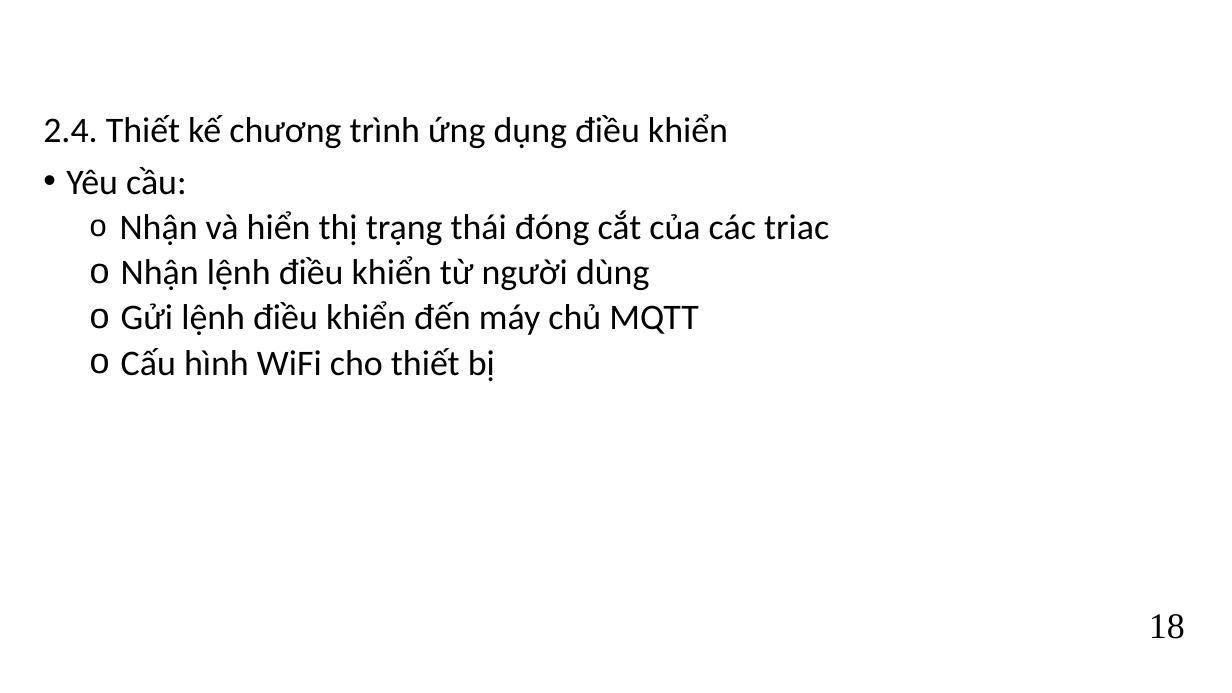
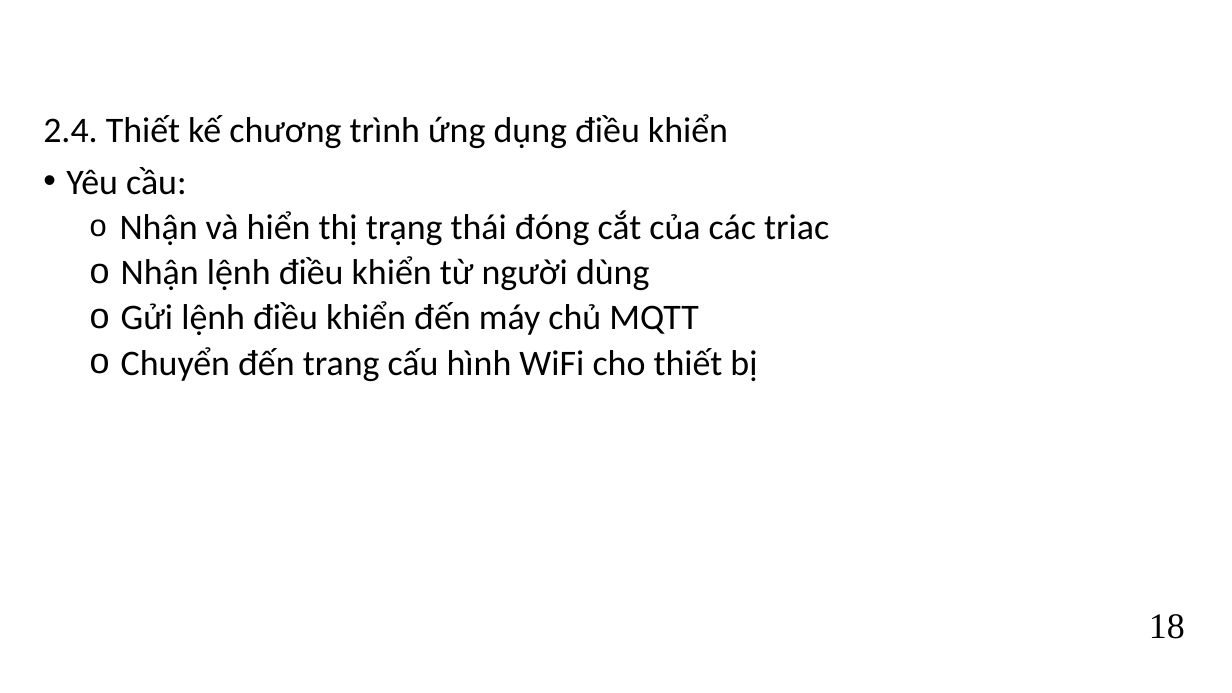
Before and after one commit to kurooroo/DATN, a slide deck: slide 18 of documents/Slide Đồ án tốt nghiệp_Nguyễn Tuấn Anh_REV1.pptx. Drawn at 1232x693 pixels with LibreOffice and Linux fonts; fonts in the diff are those of the drawing; background and template pictures are left out. Boxes give left, top, right and bottom in pixels: in the first picture for what was removed or moved away, otherwise in the second. Text is boxed around its words. In the diff, an @@ line names an element or a change of style, - is before the commit and + after.

```diff
--- a/documents/Slide Đồ án tốt nghiệp_Nguyễn Tuấn Anh_REV1.pptx
+++ b/documents/Slide Đồ án tốt nghiệp_Nguyễn Tuấn Anh_REV1.pptx
@@ text at (x1=121, y1=347, x2=757, y2=381): text changed @@
-  o Cấu hình WiFi cho thiết bị
+  o Chuyển đến trang cấu hình WiFi cho thiết bị
```
Also in this commit, not shown: 2 other slides changed, 2 slides removed, 1 other file.
